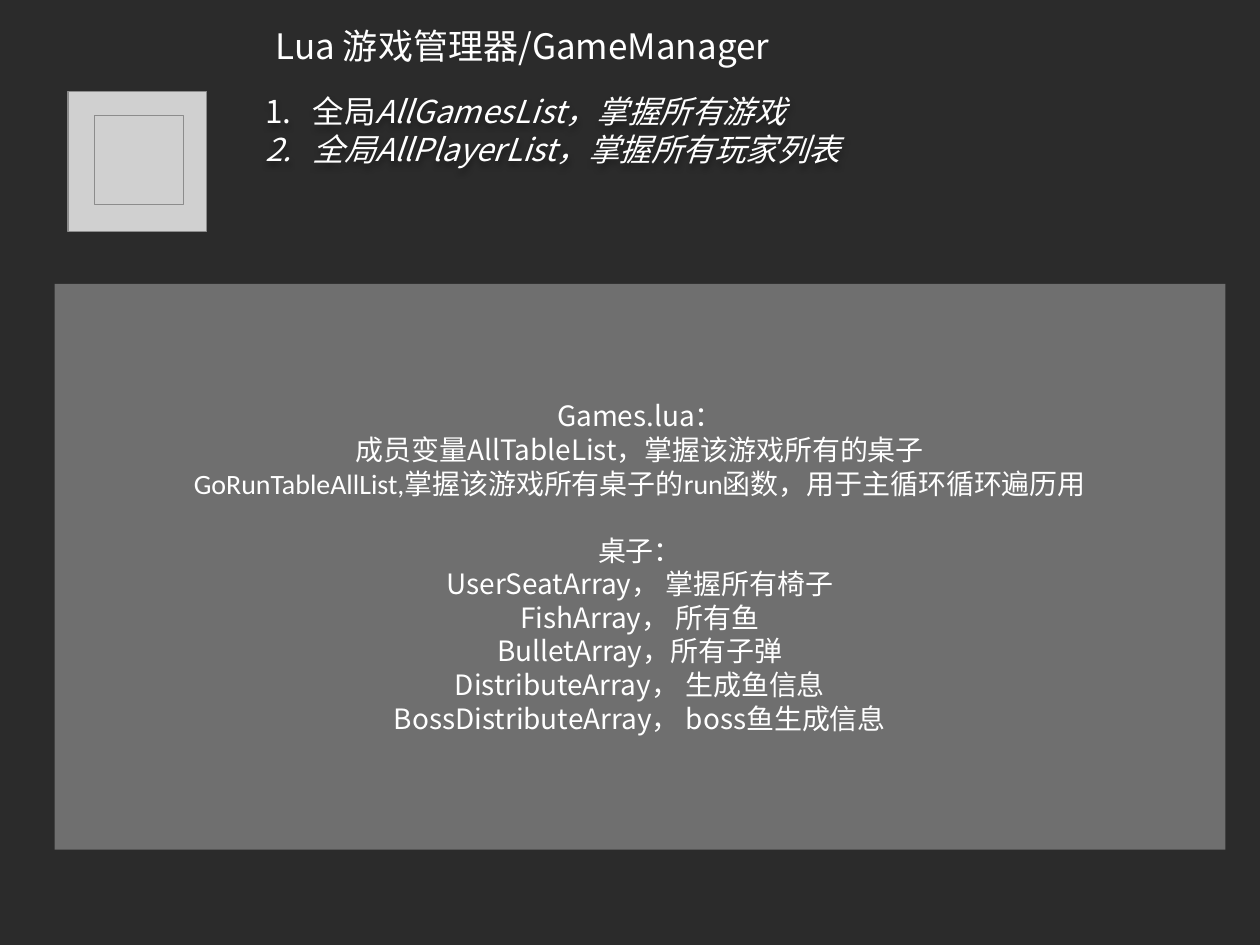
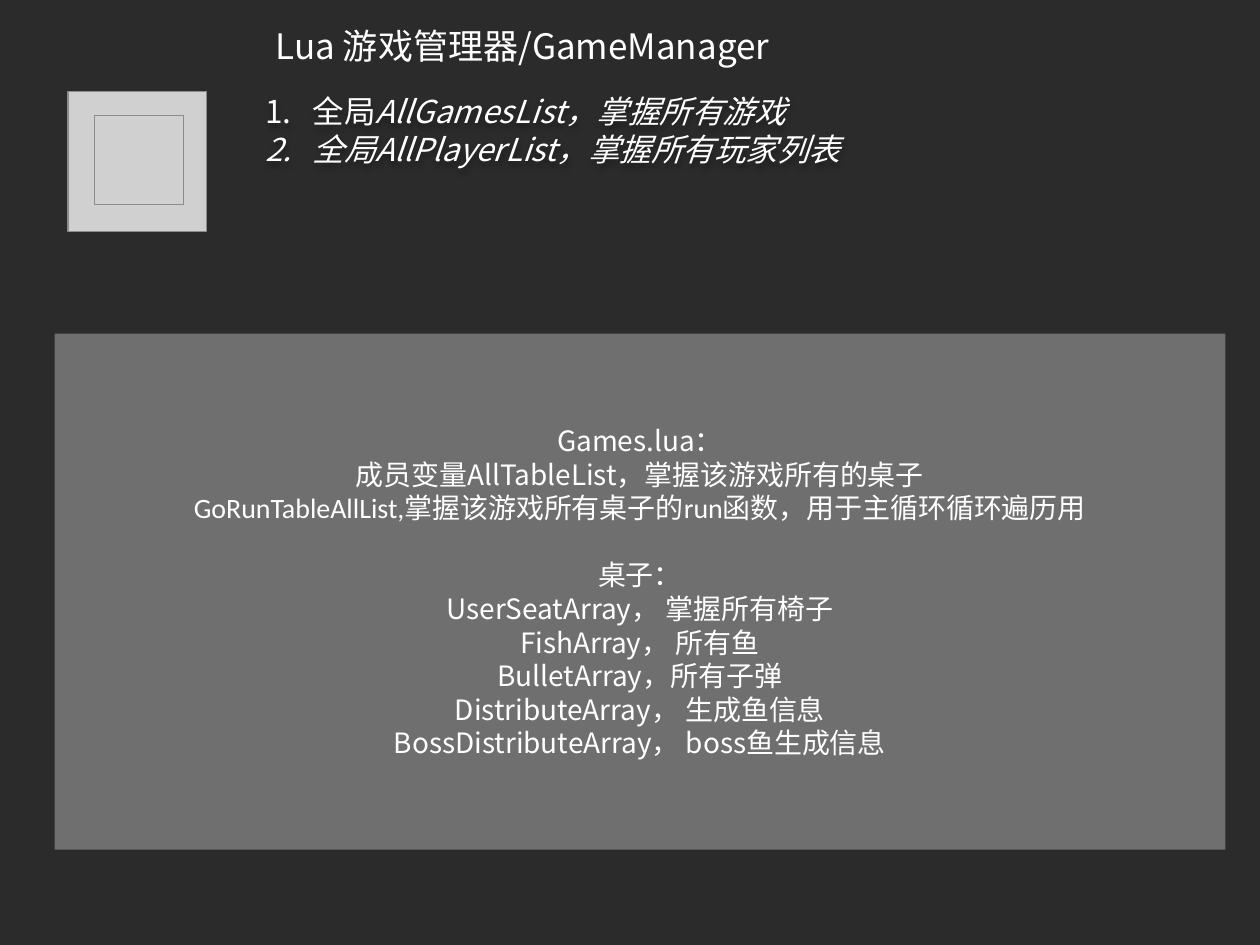
Before and after one commit to zgame/GoLangCode, a slide deck: slide 7 of ServerGameBYLua2/说明文档/服务器架构设计.pptx. Drawn at 1260x945 pixels with LibreOffice and Linux fonts; fonts in the diff are those of the drawing; grey boxes stand for pictures; background and template pictures are left out; a plain dark background stands for a picture behind light text. Boxes give left, top, right and bottom in pixels: in the first picture for what was removed or moved away, otherwise in the second. Text is boxed around its words. In the diff, an @@ line names an element or a change of style, - is before the commit and + after.

```diff
--- a/ServerGameBYLua2/说明文档/服务器架构设计.pptx
+++ b/ServerGameBYLua2/说明文档/服务器架构设计.pptx
@@ rectangle "Games.lua：": place and size @@
-rectangle "Games.lua：" at box(54, 284, 1225, 849)
+rectangle "Games.lua：" at box(54, 334, 1225, 849)
```
Also in this commit, not shown: 2 other slides changed, 16 other files.
